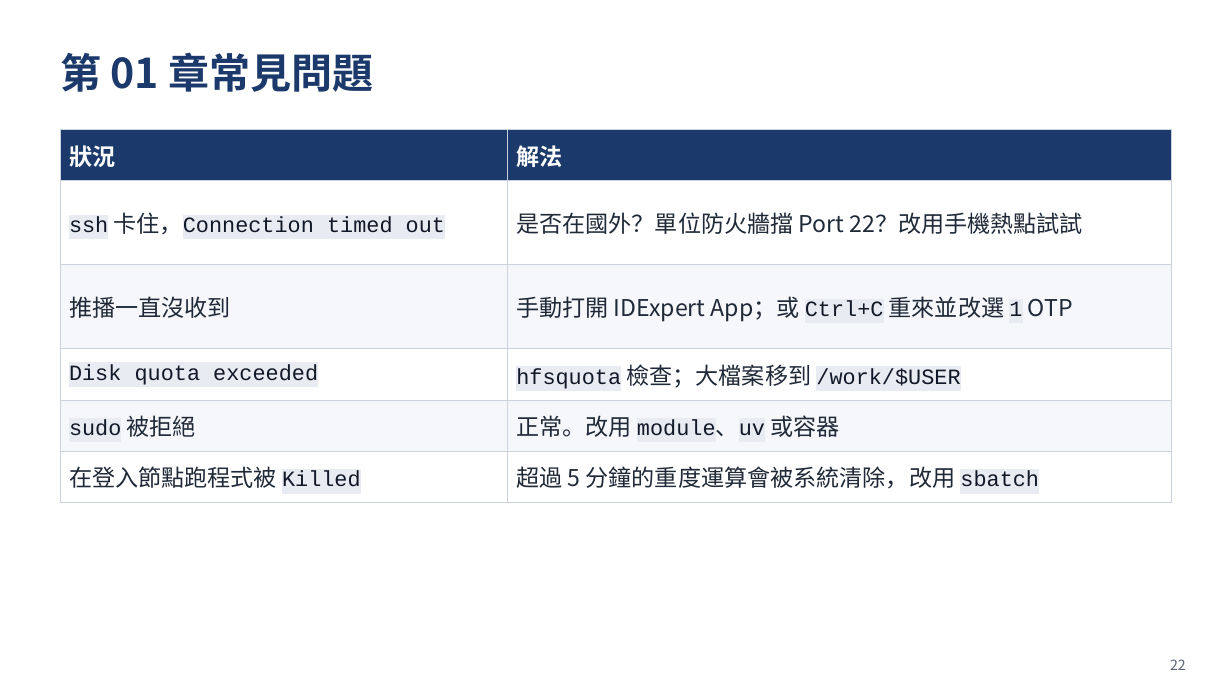
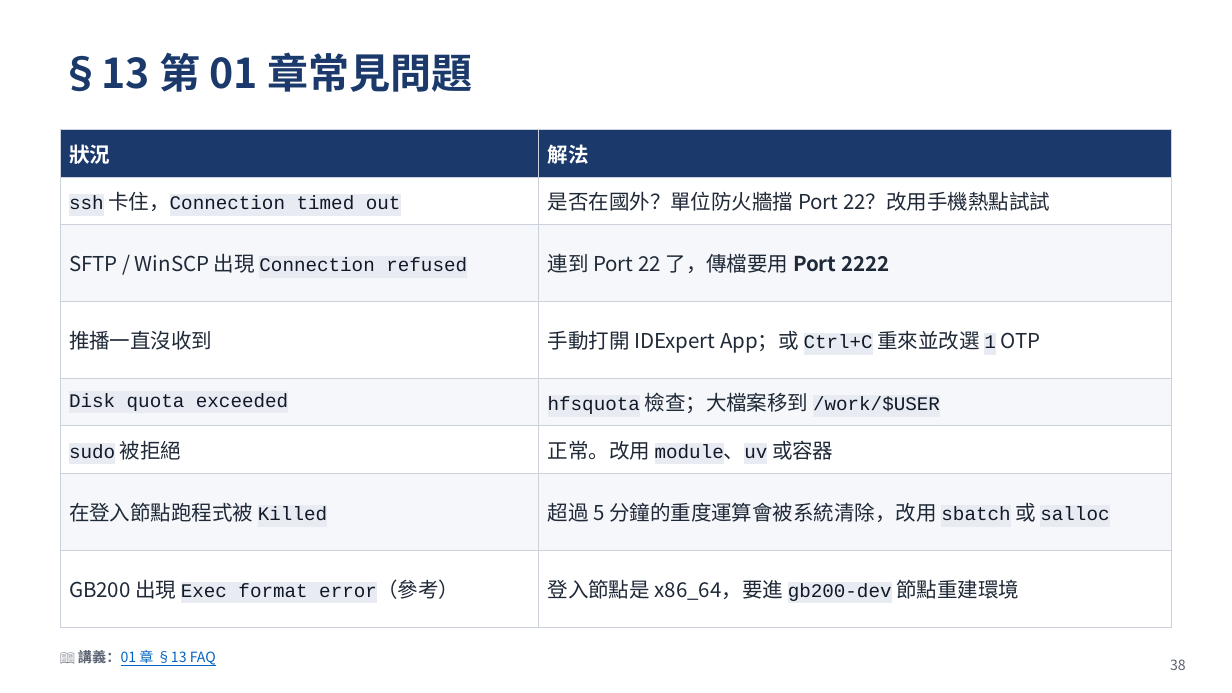
Before and after one commit to gemini960114/Nano4-Docs, a slide deck: slide 38 of slide.pptx (slide 22 before the commit). Drawn at 1232x693 pixels with LibreOffice and Linux fonts; fonts in the diff are those of the drawing. Boxes give left, top, right and bottom in pixels: in the first picture for what was removed or moved away, otherwise in the second. Text is boxed around its words. In the diff, an @@ line names an element or a change of style, - is before the commit and + after.

```diff
--- a/slide.pptx
+++ b/slide.pptx
@@ text at [60,52,472,92]: text changed @@
-第 01 章常見問題
+§13 第 01 章常見問題
@@ table at [60,129,1172,605] @@
+row 3: SFTP / WinSCP 出現 Connection refused | 連到 Port 22 了，傳檔要用 Port 2222
-row 6: 在登入節點跑程式被 Killed | 超過 5 分鐘的重度運算會被系統清除，改用 sbatch
+row 7: 在登入節點跑程式被 Killed | 超過 5 分鐘的重度運算會被系統清除，改用 sbatch 或 salloc
+row 8: GB200 出現 Exec format error（參考） | 登入節點是 x86_64，要進 gb200-dev 節點重建環境
@@ text added at [78,648,216,666], 11 pt, text #0563C1, underline @@
+📖 講義：01 章 §13 FAQ
@@ text at [1170,659,1186,670]: text changed @@
-22
+38
```
Also in this commit, not shown: 51 other slides changed, 19 slides added, 1 other file.
